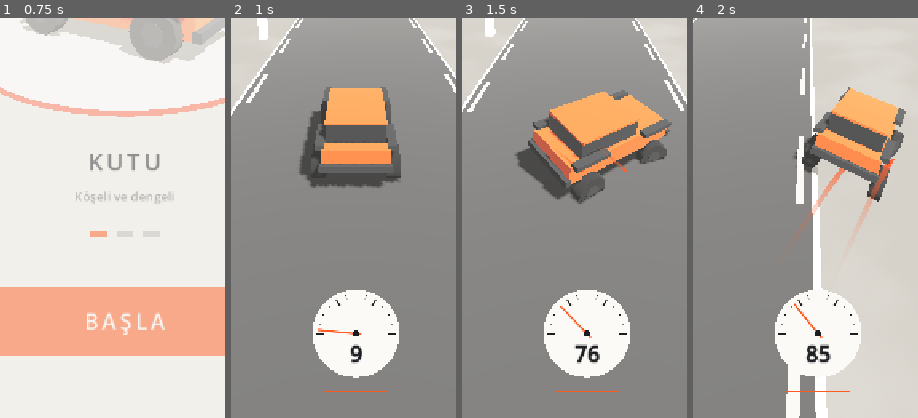
Above: before the commit, frames 1-4 (left to right).
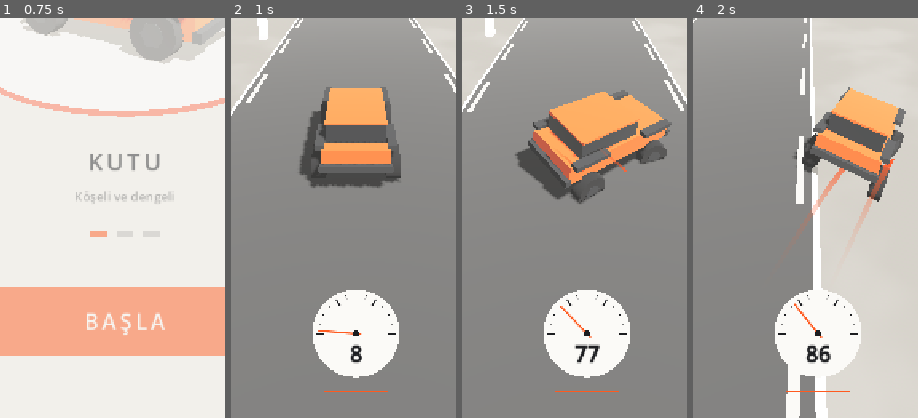
Above: after the commit, the same moments.

Repository: basarbellisan/Runny
Game: Godot game, scene res://scenes/menu.tscn
The game is run twice, just before and just after one commit, with the same random seed, the same clock (stepped at 60 frames per second) and the same inputs.
Inputs (mouse positions are % of the whole screen's width and height, from its top left):
- Up to frame 1 (0.75 s): click "BAŞLA" at 0.5 s
- Up to frame 2 (1 s): no input
- Up to frame 3 (1.5 s): tap Enter at 1.25, 1.35 s; move the mouse to (72, 45) at 1.27 s; hold D from 1.28 s (still down); click (72, 45) at 1.42 s
- Up to frame 4 (2 s): keep holding D; tap Space at 1.52 s
The pictures show only the part of the screen within x 22-72%, y 50-100%; the shares and areas given below are measured in that part.

Frame 1 is identical in both runs. In frame 2, 0.2% of the frame differs, in the area x 38-59%, y 77-87%; in frame 3, 0.2%, in the area x 55-62%, y 81-87%; in frame 4, 0.1%.

Commit message:
Tuning panel: scroll strip on the right edge; stable gauge needle
The settings list scrolls from a finger-wide strip on the right with an
orange thumb (thumb follows the finger), so scrolling no longer drags
sliders by accident. The sliders stop short of the strip.

The speedometer needle spring is sub-stepped: a long frame (hitch or
slow device) made it blow up and show a huge negative number.

Co-Authored-By: Claude Opus 5.5 <noreply@anthropic.com>
Claude-Session: https://claude.ai/code/session_016S88RPn945sNcGg6oLe6PH

Diff:
--- a/scripts/speedometer.gd
+++ b/scripts/speedometer.gd
@@ -45,9 +45,13 @@
 
 func _process(delta: float) -> void:
 	# İbre: kritik sönümlü yay, gerçek bir ibre gibi hafif gecikmeli
+	# Kare hızı düşse de (takılma) yay patlamasın: küçük adımlarla ilerle
 	var k := 90.0
-	_needle_v += (k * (_kmh - _shown_kmh) - 2.0 * sqrt(k) * _needle_v) * delta
-	_shown_kmh += _needle_v * delta
+	var steps := ceili(minf(delta, 0.25) / 0.016)
+	var dt := minf(delta, 0.25) / maxf(steps, 1)
+	for i in steps:
+		_needle_v += (k * (_kmh - _shown_kmh) - 2.0 * sqrt(k) * _needle_v) * dt
+		_shown_kmh += _needle_v * dt
 	queue_redraw()
 
 
--- a/scripts/tuning.gd
+++ b/scripts/tuning.gd
@@ -101,6 +101,10 @@
 var _value_labels := {}
 var _root: Control
 var _taps := []
+var _scroll: ScrollContainer
+## Sağ kenardaki kaydırma şeridi (ayarlara yanlışlıkla dokunmadan kaydırmak için)
+var _strip: Control
+const STRIP_WIDTH := 84.0
 
 
 func _ready() -> void:
@@ -258,6 +262,37 @@
 
 # --- Arayüz ---
 
+## Şeridin içindeki tutamak: listenin görünen kısmı (y, yükseklik)
+func _thumb() -> Vector2:
+	var bar := _scroll.get_v_scroll_bar()
+	var total := maxf(bar.max_value, 1.0)
+	var h := _strip.size.y
+	var th := clampf(h * bar.page / total, 60.0, h)
+	var range_ := maxf(bar.max_value - bar.page, 1.0)
+	return Vector2((h - th) * bar.value / range_, th)
+
+
+func _draw_strip() -> void:
+	var w := _strip.size.x
+	_strip.draw_rect(Rect2(Vector2(w * 0.5 - 3, 0), Vector2(6, _strip.size.y)), Color(Palette.INK_LIGHT, 0.12))
+	var t := _thumb()
+	_strip.draw_rect(Rect2(Vector2(w * 0.5 - 14, t.x), Vector2(28, t.y)), Color(Palette.ACCENT, 0.85))
+
+
+## Şeritte sürükle: tutamak parmağı izler (aşağı çek = listede aşağı in)
+func _on_strip_input(event: InputEvent) -> void:
+	var dy := 0.0
+	# Dokunma, fare olayına da çevrilir (emulate_mouse_from_touch): yalnız fareyi dinle ki iki kez kaymasın
+	if event is InputEventMouseMotion and event.button_mask & MOUSE_BUTTON_MASK_LEFT:
+		dy = event.relative.y
+	if dy == 0.0:
+		return
+	var bar := _scroll.get_v_scroll_bar()
+	var t := _thumb()
+	var travel := maxf(_strip.size.y - t.y, 1.0)
+	bar.value = clampf(bar.value + dy * (bar.max_value - bar.page) / travel, 0.0, bar.max_value - bar.page)
+	_strip.accept_event()
+
 func _build_ui() -> void:
 	_root = Control.new()
 	_root.set_anchors_and_offsets_preset(Control.PRESET_FULL_RECT)
@@ -271,8 +306,8 @@
 	var margin := MarginContainer.new()
 	_root.add_child(margin)
 	margin.set_anchors_and_offsets_preset(Control.PRESET_FULL_RECT)
-	for side in ["left", "right"]:
-		margin.add_theme_constant_override("margin_" + side, 36)
+	margin.add_theme_constant_override("margin_left", 36)
+	margin.add_theme_constant_override("margin_right", 8)
 	margin.add_theme_constant_override("margin_top", 60)
 	margin.add_theme_constant_override("margin_bottom", 40)
 	var col := VBoxContainer.new()
@@ -280,10 +315,25 @@
 	margin.add_child(col)
 
 	col.add_child(_text("AYARLAR", 34, Palette.INK_LIGHT))
+	# Liste solda, sağda parmak genişliğinde kaydırma şeridi
+	var body := HBoxContainer.new()
+	body.size_flags_vertical = Control.SIZE_EXPAND_FILL
+	body.add_theme_constant_override("separation", 14)
+	col.add_child(body)
 	var scroll := ScrollContainer.new()
 	scroll.size_flags_vertical = Control.SIZE_EXPAND_FILL
+	scroll.size_flags_horizontal = Control.SIZE_EXPAND_FILL
 	scroll.horizontal_scroll_mode = ScrollContainer.SCROLL_MODE_DISABLED
-	col.add_child(scroll)
+	scroll.vertical_scroll_mode = ScrollContainer.SCROLL_MODE_SHOW_NEVER
+	body.add_child(scroll)
+	_scroll = scroll
+	_strip = Control.new()
+	_strip.custom_minimum_size.x = STRIP_WIDTH
+	_strip.mouse_filter = Control.MOUSE_FILTER_STOP
+	_strip.draw.connect(_draw_strip)
+	_strip.gui_input.connect(_on_strip_input)
+	body.add_child(_strip)
+	scroll.get_v_scroll_bar().value_changed.connect(func(_v): _strip.queue_redraw())
 	var list := VBoxContainer.new()
 	list.size_flags_horizontal = Control.SIZE_EXPAND_FILL
 	list.add_theme_constant_override("separation", 6)
Not shown, changed: README.md
